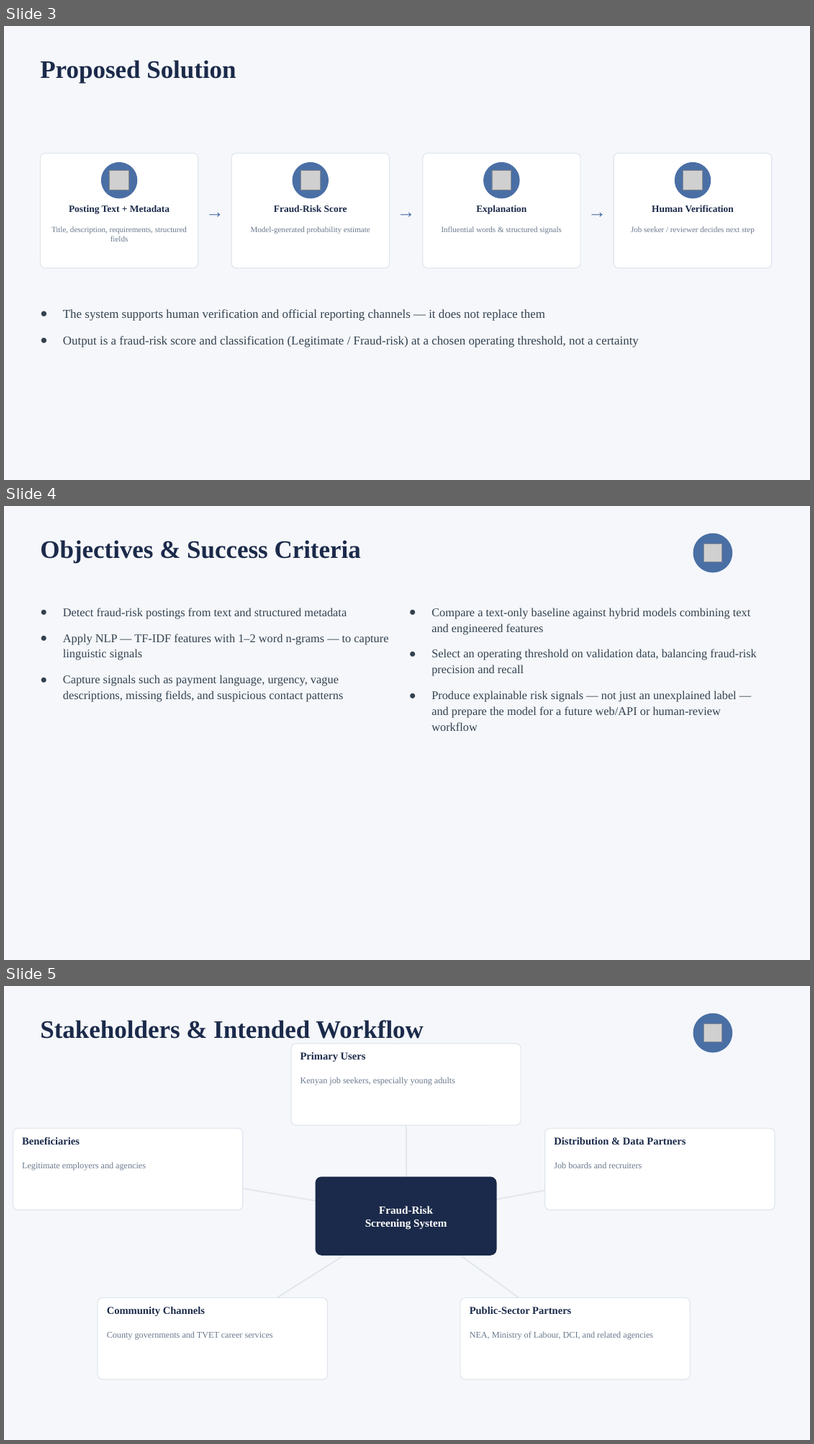
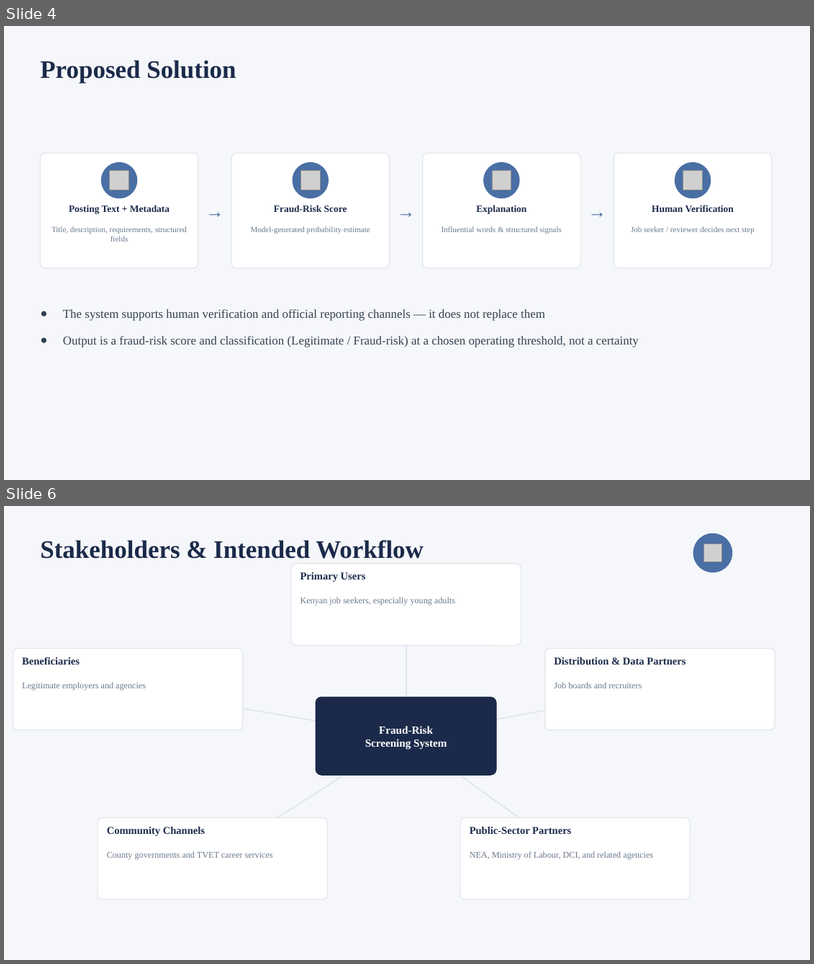
Before and after one commit to group2DS/job-scam-detection, a slide deck: docs/Job-Scam-Detection-presentation.pptx. Shown one above the other, each under a label of ours: slides 3, 4 and 5 before the commit, slides 4 and 6 after it; the slides between them are not shown. The pictures are 814x1444 and 814x964 pixels, drawn with LibreOffice and Linux fonts; fonts in the diff are those of the drawing; grey boxes stand for pictures. Boxes give left, top, right and bottom in pixels: in the first picture for what was removed or moved away, otherwise in the second. Text is boxed around its words. In the diff, an @@ line names an element or a change of style, - is before the commit and + after.

```diff
--- a/docs/Job-Scam-Detection-presentation.pptx
+++ b/docs/Job-Scam-Detection-presentation.pptx
@@ slide 4 removed at (4,506,810,960), background #F5F7FA @@
@@ text removed at (40,540,361,564) @@
-Objectives & Success Criteria
@@ ellipse removed at (694,533,733,572) @@
@@ picture removed at (705,544,722,561) @@
@@ text removed at (63,608,388,702) @@
-● Detect fraud-risk postings from text and structured metadata
-● Apply NLP — TF-IDF features with 1–2 word n-grams — to capture linguistic signals
-● Capture signals such as payment language, urgency, vague descriptions, missing fields, and suspicious contact patterns
@@ text removed at (432,608,756,731) @@
-● Compare a text-only baseline against hybrid models combining text and engineered features
-● Select an operating threshold on validation data, balancing fraud-risk precision and recall
-● Produce explainable risk signals — not just an unexplained label — and prepare the model for a future web/API or human-review workflow
@@ what was slide 3 is now slide 4 @@
@@ what was slide 5 is now slide 6 @@
```
Also in this commit, not shown: 3 slides changed, 2 slides added, 1 other slide removed.
